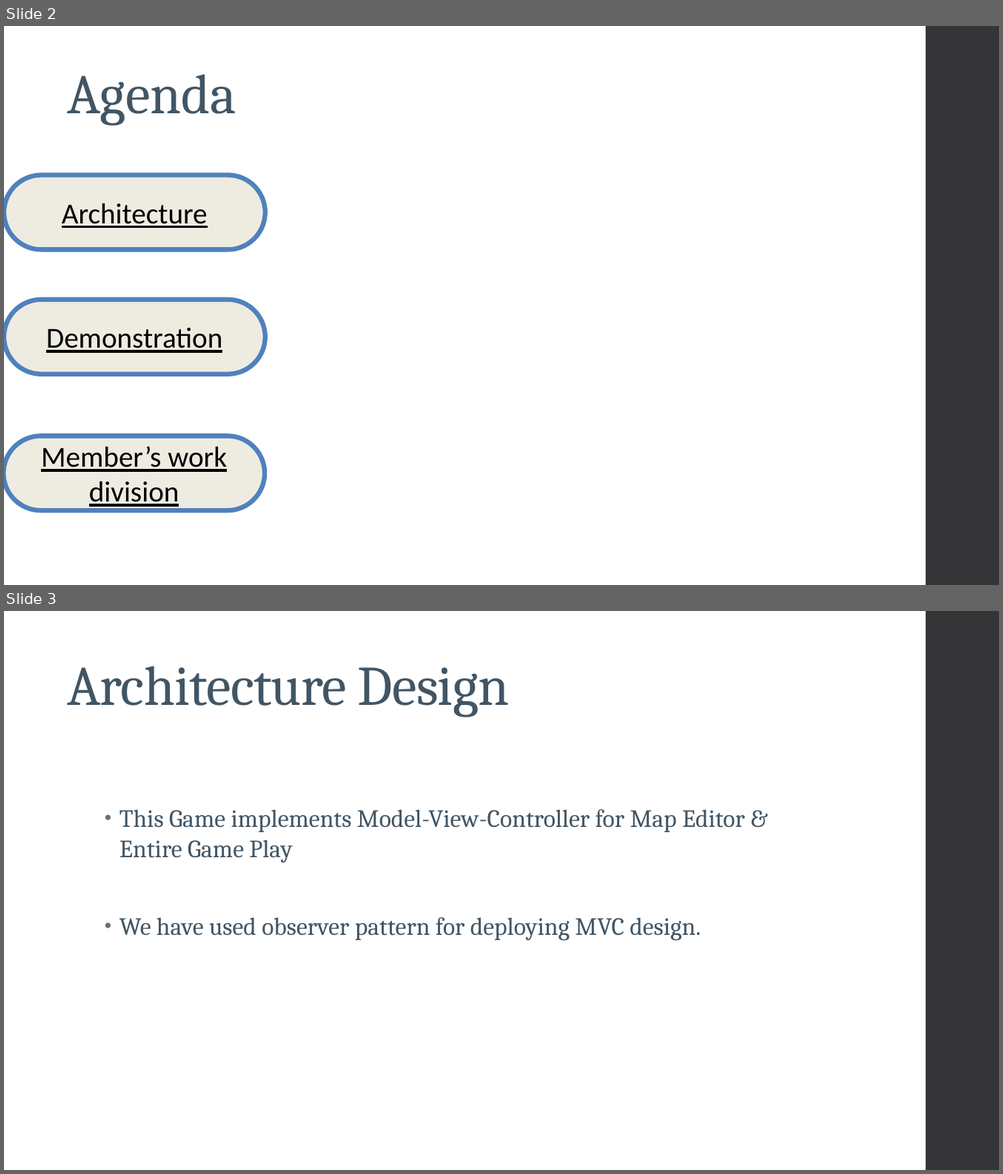
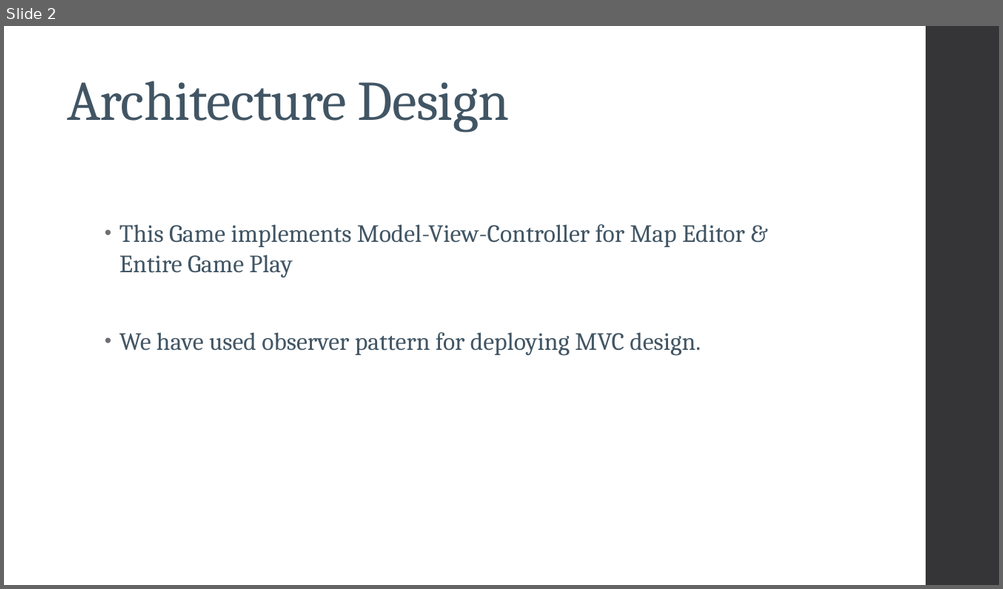
Before and after one commit to basraramit/APP, a slide deck: Documentation/Architecture Design build3.pptx. Shown one above the other, each under a label of ours: slides 2 and 3 before the commit, slide 2 after it. The pictures are 1003x1174 and 1003x589 pixels, drawn with LibreOffice and Linux fonts; fonts in the diff are those of the drawing. Boxes give left, top, right and bottom in pixels: in the first picture for what was removed or moved away, otherwise in the second. Text is boxed around its words. In the diff, an @@ line names an element or a change of style, - is before the commit and + after.

```diff
--- a/Documentation/Architecture Design build3.pptx
+++ b/Documentation/Architecture Design build3.pptx
@@ slide 2 removed at box(4, 26, 999, 585), background #FFFFFF @@
@@ freeform shape removed at box(925, 26, 999, 585) @@
@@ title removed at box(67, 74, 236, 126) @@
-Agenda
@@ rounded rectangle removed at box(4, 175, 265, 249) @@
-Architecture
@@ rounded rectangle removed at box(4, 300, 265, 375) @@
-Demonstration
@@ rounded rectangle removed at box(4, 437, 264, 511) @@
-Member’s work division
@@ what was slide 3 is now slide 2 @@
```
Also in this commit, not shown: 1 slide changed, 1 other slide removed.
